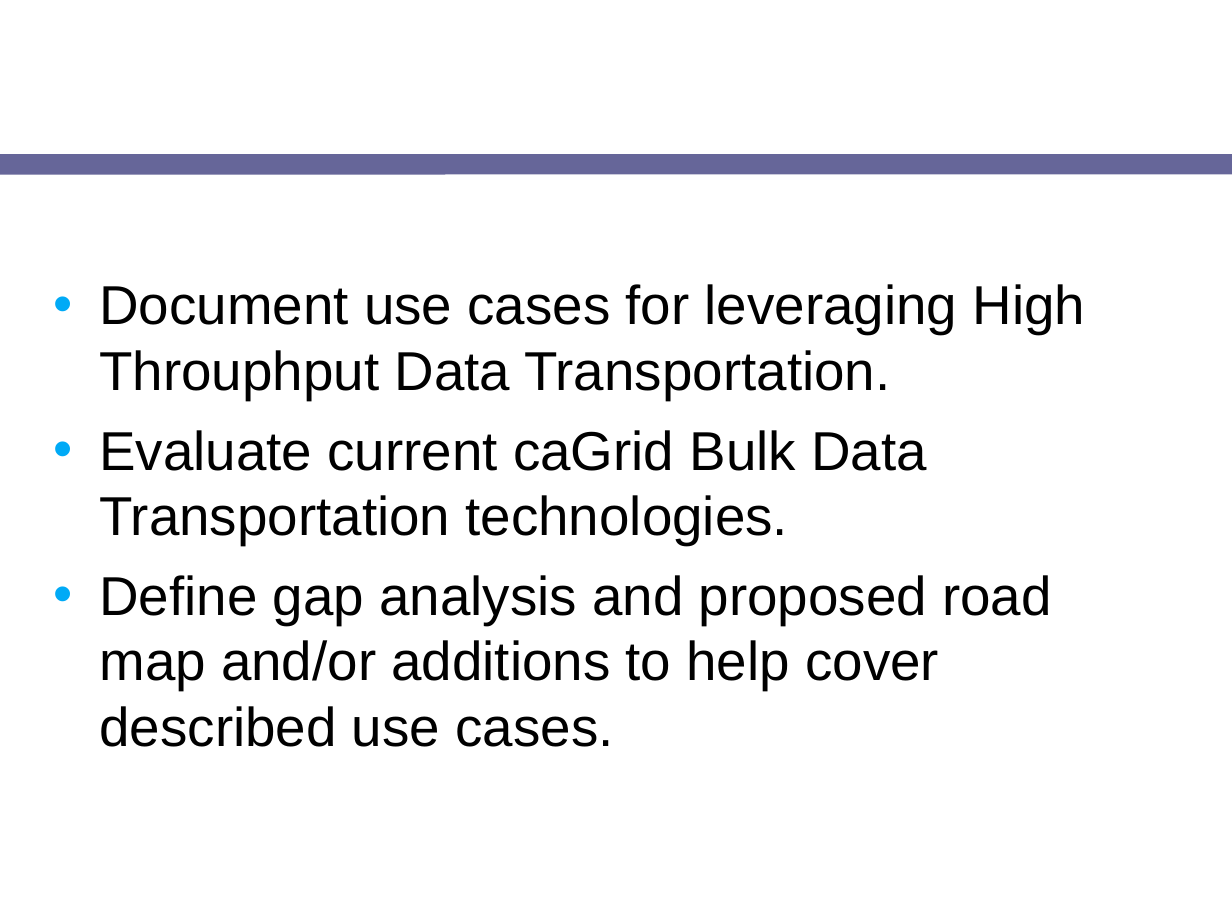
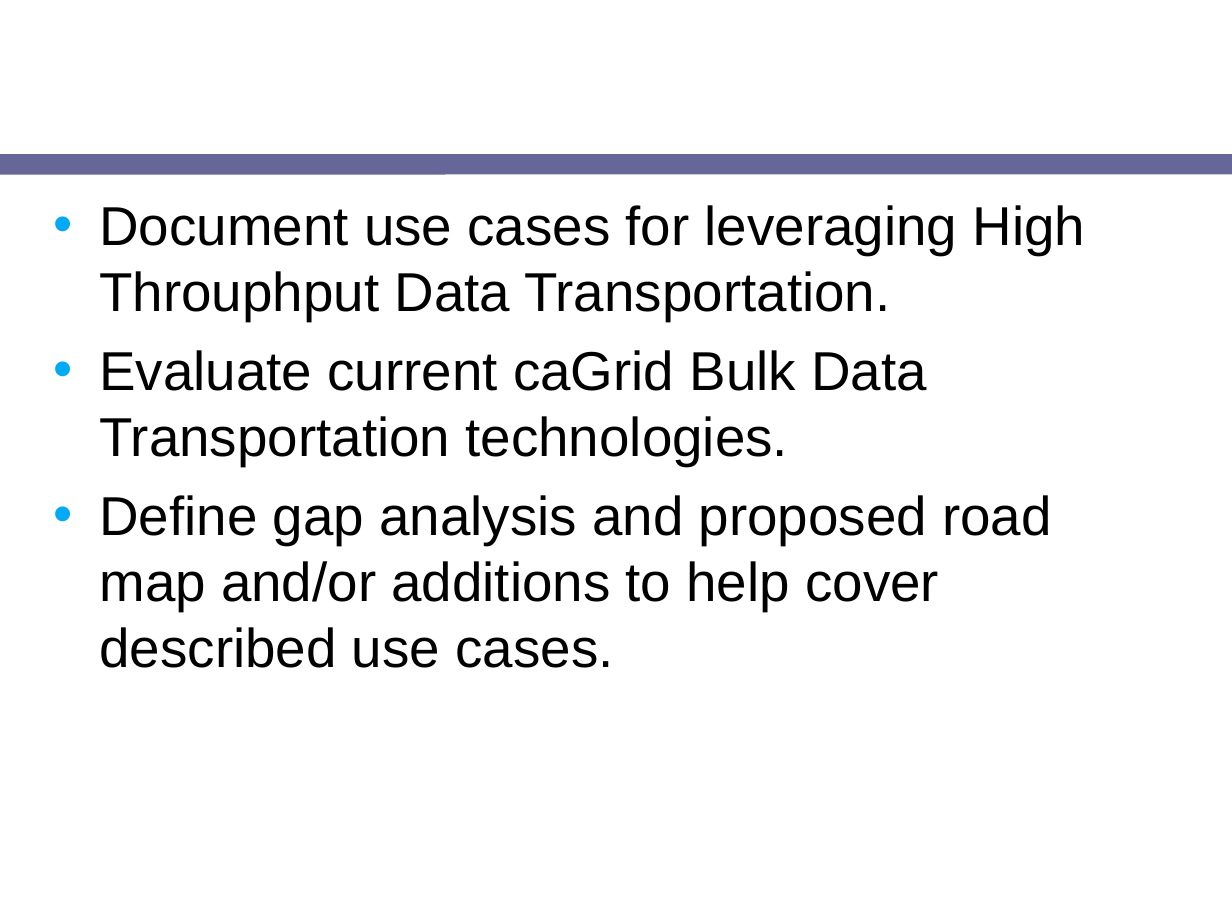
Before and after one commit to NCIP/cagrid-docs, a slide deck: slide 3 of presentations/200708_VCDE_ARCH/20070806_Day2_ICR-HTP-update.ppt (slide 2 before the commit). Drawn at 1232x924 pixels with LibreOffice and Linux fonts; fonts in the diff are those of the drawing; background and template pictures are left out. Boxes give left, top, right and bottom in pixels: in the first picture for what was removed or moved away, otherwise in the second. Text is boxed around its words. In the diff, an @@ line names an element or a change of style, - is before the commit and + after.

```diff
--- a/presentations/200708_VCDE_ARCH/20070806_Day2_ICR-HTP-update.ppt
+++ b/presentations/200708_VCDE_ARCH/20070806_Day2_ICR-HTP-update.ppt
@@ text "Document use cases for leveraging ...": place and size @@
-text "Document use cases for leveraging ..." at (99,284,1085,747)
+text "Document use cases for leveraging ..." at (99,205,1085,668)
```
Also in this commit, not shown: 1 slide added.
